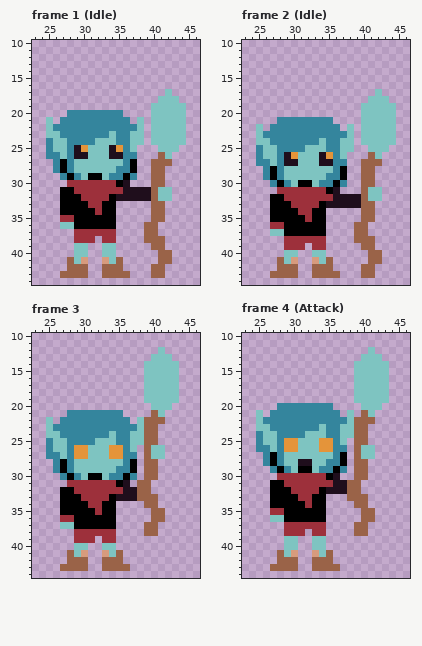
File history of a pixel-art file, phaser/concepts/spirit-atk-ice.aseprite. This is how it looked before the edit.
64x64 pixels, 4 frames. Shown: frame 1 (Idle): x 23..46, y 10..44; frame 2 (Idle): x 23..46, y 10..44; frame 3: x 23..46, y 10..44; frame 4 (Attack): x 23..46, y 10..44.
New version:
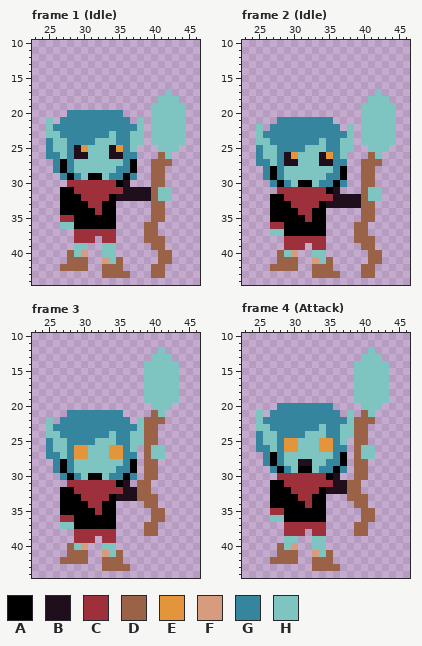
Palette (. is transparent): A #000000  B #1f0e1c  C #9d303b  D #9a6348  E #e4943a  F #d79b7d  G #34859d  H #7ec4c1
Author's note on the commit: Changes character perspective
From old to new:
Changed rows in their new state; - is an unchanged pixel.
Frame 1 (Idle), layer "Character":
first column x 27:
40 -D-F
41 --DD
42 D---
43 ....
Frame 2 (Idle), layer "Character": the same change as frame 1 (Idle)
Frame 3, layer "Character": the same change as frame 1 (Idle)
Frame 4 (Attack), layer "Character": the same change as frame 1 (Idle)
Pixel boxes of the changes (left, top, right, bottom) in both pictures:
changed: (60, 250, 88, 278)
changed: (270, 250, 298, 278)
changed: (60, 543, 88, 571)
changed: (270, 543, 298, 571)
